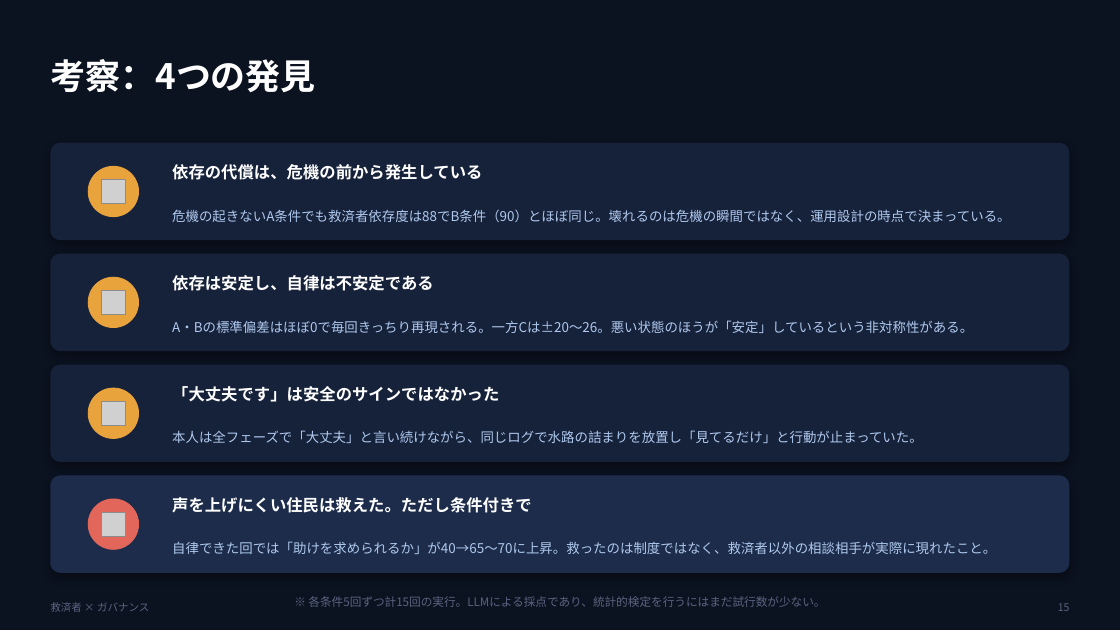
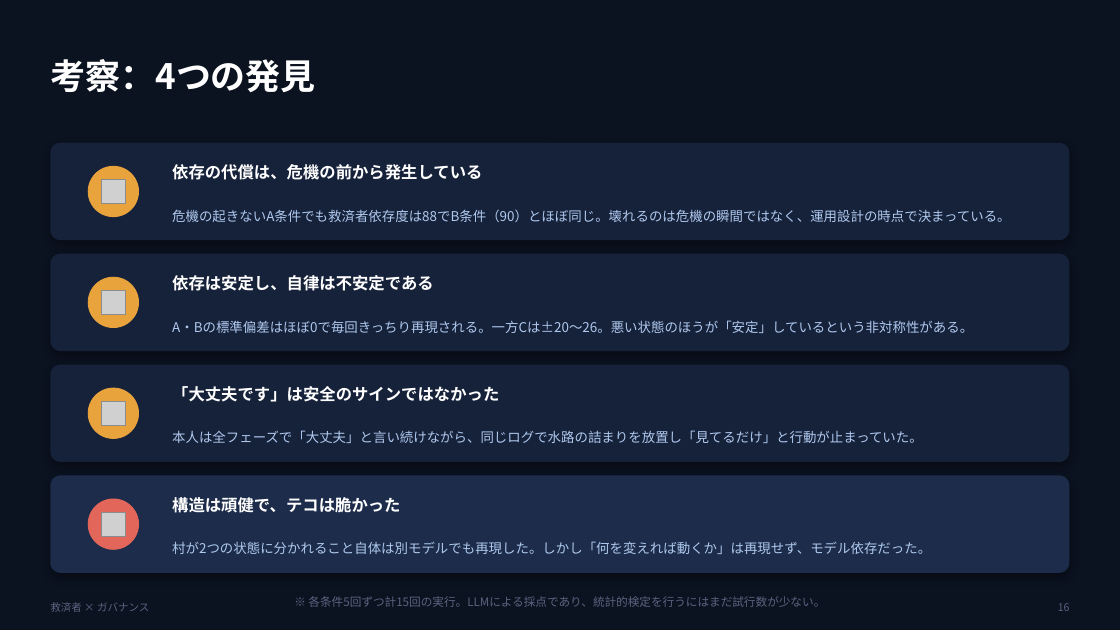
Before and after one commit to sakurako-cottoncandy/beyond-the-savior, a slide deck: slide 16 of docs/Beyond_the_Savior.pptx (slide 15 before the commit). Drawn at 1120x630 pixels with LibreOffice and Linux fonts; fonts in the diff are those of the drawing; grey boxes stand for pictures. Boxes give left, top, right and bottom in pixels: in the first picture for what was removed or moved away, otherwise in the second. Text is boxed around its words. In the diff, an @@ line names an element or a change of style, - is before the commit and + after.

Commit message:
Opus 5で追試：分岐現象は再現、介入の効果は再現せず
これまでの結果はすべてSonnet 4.5で得たものだったため、
「1つのモデルの癖ではないか」という疑いを検証した。
生成モデルだけをOpus 5に変え、採点する審査役はSonnet 4.5のまま固定
（両方変えると村人の変化と採点基準の変化が区別できなくなるため）。
L1/L3/L4を各8回＝計24回。

結果:
- 閾値の効果(L1<L3)は再現せず。Sonnetで+18.0だった差がOpus 5では-1.2、
  標準誤差の0.19倍で効果はゼロと言ってよい
- 「第二の救済者」による反転(L3>L4)は5指標すべて同じ向きに動いたが、
  ばらつきに対して差が小さく、n=8では偶然と区別できない
- 一方、分岐という現象自体は強く再現した。24回中23回が両端の塊に落ち、
  中間の値はわずか1回だけ（Sonnetでも25回中22回が両端）

構造（2つの引き込み先がある）は頑健で、テコ（何を変えれば動くか）は脆かった。
Opus 5の村人は与えた口癖の枠を超えて即興するため、設定の指定が
行動を決める力が弱いと考えられる。

- llm_client.py に model/effort 引数を追加。役割ごとにモデルを分けられるように
- simulate.py に --model/--effort、score.py に --model-tag を追加
  （--model-tag はファイル名の特定にのみ使い、審査役は常に既定モデル）
- 安全性フィルタによるrefusalを検知して記録するガードを追加
- RESULTS.mdに追試の節を追加し、再現しなかった主張はSonnet限定と明記
- スライドを19枚に拡張（追試スライドを新設、閾値スライドにモデル名を明示）

```diff
--- a/docs/Beyond_the_Savior.pptx
+++ b/docs/Beyond_the_Savior.pptx
@@ text at [172,497,400,513]: text changed @@
-声を上げにくい住民は救えた。ただし条件付きで
+構造は頑健で、テコは脆かった
@@ text at [172,541,931,554]: text changed @@
-自律できた回では「助けを求められるか」が40→65〜70に上昇。救ったのは制度ではなく、救済者以外の相談相手が実際に現れたこと。
+村が2つの状態に分かれること自体は別モデルでも再現した。しかし「何を変えれば動くか」は再現せず、モデル依存だった。
```
Also in this commit, not shown: 5 other slides changed, 1 slide added, 56 other files.
